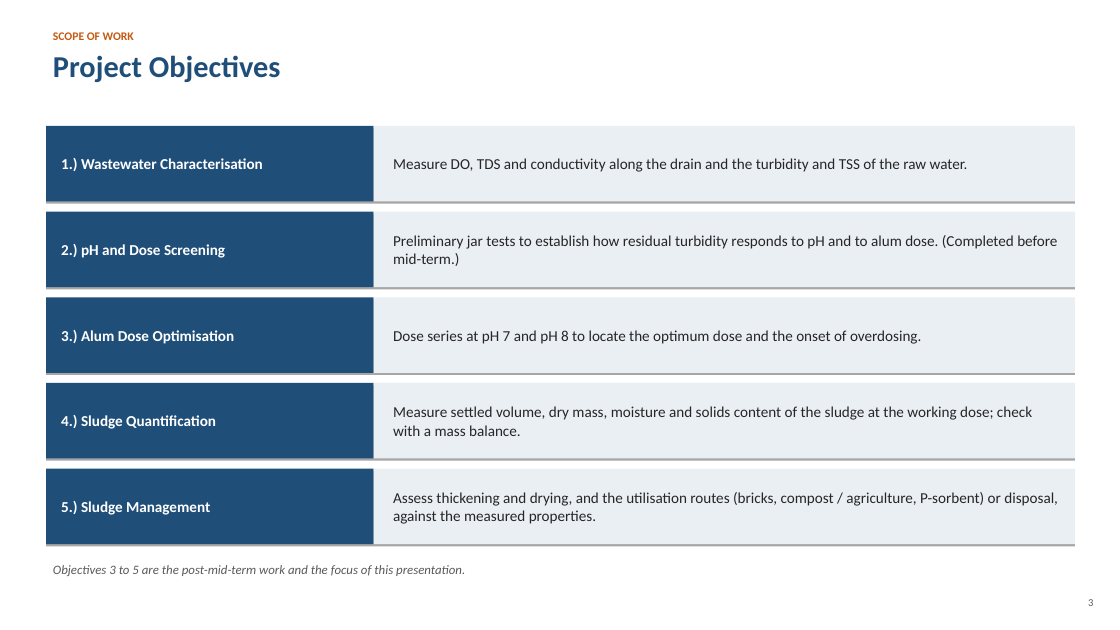
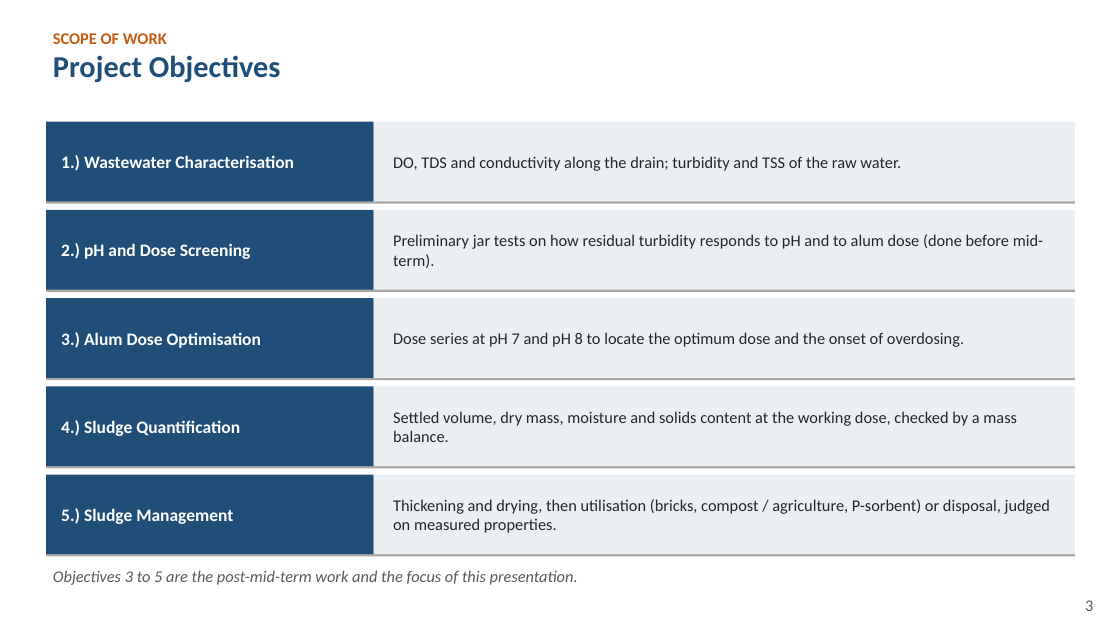
Before and after one commit to vinilverma27-hub/Clinch.ai, a slide deck: slide 3 of docs/btp-report/BTP_Final_Presentation_Kanishka_Saraf_2023CE11023.ppt. Drawn at 1120x630 pixels with LibreOffice and Linux fonts; fonts in the diff are those of the drawing. Boxes give left, top, right and bottom in pixels: in the first picture for what was removed or moved away, otherwise in the second. Text is boxed around its words. In the diff, an @@ line names an element or a change of style, - is before the commit and + after.

```diff
--- a/docs/btp-report/BTP_Final_Presentation_Kanishka_Saraf_2023CE11023.ppt
+++ b/docs/btp-report/BTP_Final_Presentation_Kanishka_Saraf_2023CE11023.ppt
@@ text "SCOPE OF WORK" at <box>53,33,167,44</box>: size 10 to 14 pt @@
@@ rectangle: place and size @@
-rectangle at <box>46,126,374,201</box>
+rectangle at <box>46,122,374,201</box>
@@ rectangle: place and size @@
-rectangle at <box>374,126,1075,201</box>
+rectangle at <box>374,122,1075,201</box>
@@ text at <box>393,156,901,171</box>: text changed; size 13 to 14 pt @@
-Measure DO, TDS and conductivity along the drain and the turbidity and TSS of the raw water.
+DO, TDS and conductivity along the drain; turbidity and TSS of the raw water.
@@ text at <box>393,234,1043,268</box>: text changed; size 13 to 14 pt @@
-Preliminary jar tests to establish how residual turbidity responds to pH and to alum dose. (Completed before mid-term.)
+Preliminary jar tests on how residual turbidity responds to pH and to alum dose (done before mid-term).
@@ rectangle: place and size @@
-rectangle at <box>46,297,374,373</box>
+rectangle at <box>46,298,374,378</box>
@@ rectangle: place and size @@
-rectangle at <box>374,297,1075,373</box>
+rectangle at <box>374,298,1075,378</box>
@@ text "Dose series at pH 7 ..." at <box>393,332,964,347</box>: size 13 to 14 pt @@
@@ rectangle: place and size @@
-rectangle at <box>46,383,374,458</box>
+rectangle at <box>46,386,374,466</box>
@@ rectangle: place and size @@
-rectangle at <box>374,383,1075,458</box>
+rectangle at <box>374,386,1075,466</box>
@@ text at <box>393,411,1017,442</box>: text changed; size 13 to 14 pt @@
-Measure settled volume, dry mass, moisture and solids content of the sludge at the working dose; check with a mass balance.
+Settled volume, dry mass, moisture and solids content at the working dose, checked by a mass balance.
@@ rectangle: place and size @@
-rectangle at <box>46,468,374,544</box>
+rectangle at <box>46,474,374,554</box>
@@ rectangle: place and size @@
-rectangle at <box>374,468,1075,544</box>
+rectangle at <box>374,474,1075,554</box>
@@ size 13 to 15 pt in 5 elements at <box>61,243,251,259</box>, <box>61,155,294,171</box>, <box>61,332,261,348</box>, <box>61,420,240,436</box>, <box>61,508,233,524</box> @@
@@ text at <box>393,499,1050,533</box>: text changed; size 13 to 14 pt @@
-Assess thickening and drying, and the utilisation routes (bricks, compost / agriculture, P-sorbent) or disposal, against the measured properties.
+Thickening and drying, then utilisation (bricks, compost / agriculture, P-sorbent) or disposal, judged on measured properties.
@@ text "Objectives 3 to 5 are ..." at <box>53,570,578,585</box>: size 11 to 14 pt @@
@@ text "3" at <box>1085,600,1093,611</box>: size 9 to 14 pt @@
```
Also in this commit, not shown: 11 other slides changed, 2 other files.
